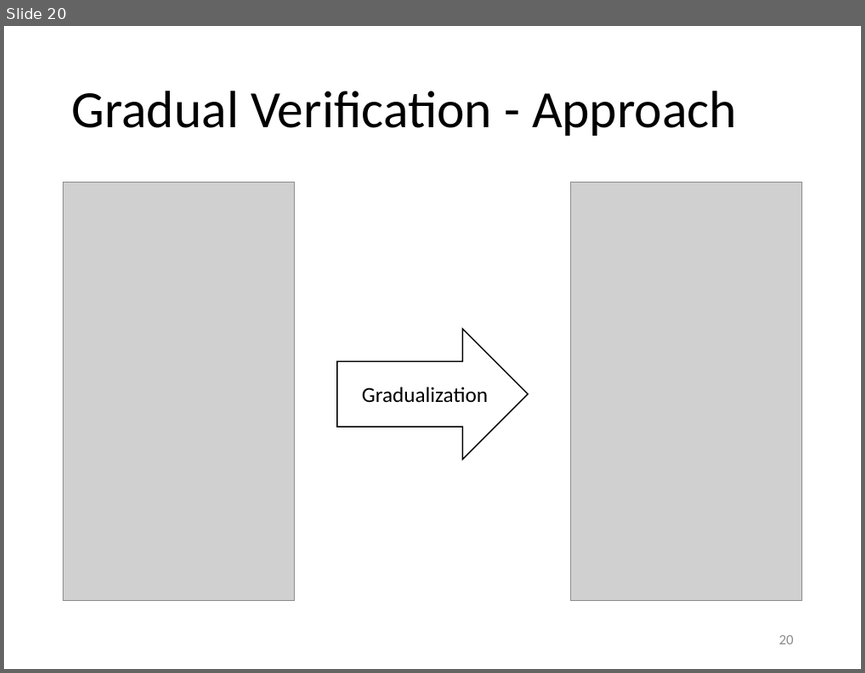
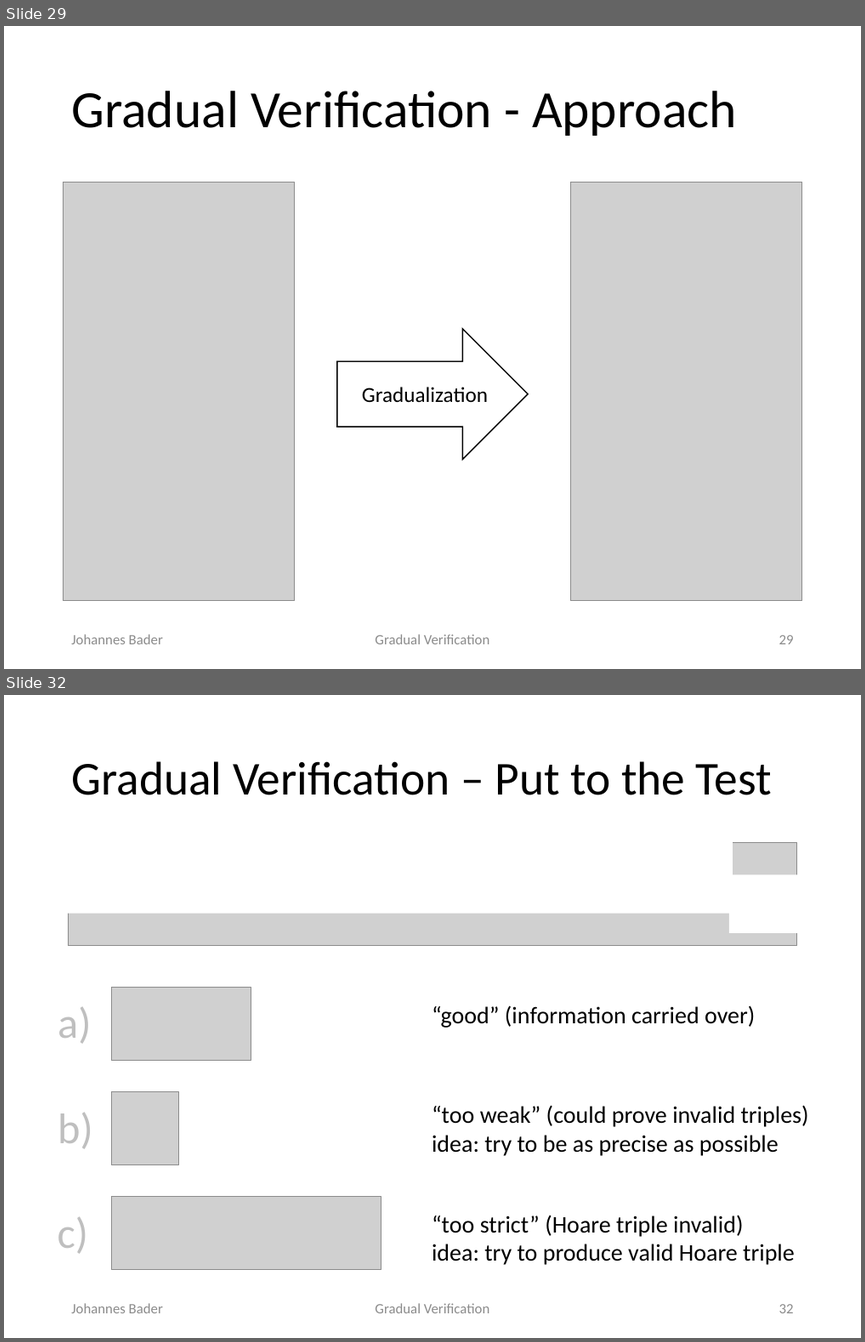
Before and after one commit to olydis/GradVerThesis, a slide deck: presentation/PLunch.pptx. Shown one above the other, each under a label of ours: slide 20 before the commit, slides 29 and 32 after it; the slides between them are not shown. The pictures are 865x673 and 865x1342 pixels, drawn with LibreOffice and Linux fonts; fonts in the diff are those of the drawing; grey boxes stand for pictures. Boxes give left, top, right and bottom in pixels: in the first picture for what was removed or moved away, otherwise in the second. Text is boxed around its words. In the diff, an @@ line names an element or a change of style, - is before the commit and + after.

```diff
--- a/presentation/PLunch.pptx
+++ b/presentation/PLunch.pptx
@@ slide 32 added at [4,695,861,1338], background #FFFFFF @@
@@ title added at [71,761,772,795], 39.6 pt, text #000000 @@
+Gradual Verification – Put to the Test
@@ rectangle added at [48,814,732,913], fill #FFFFFF @@
@@ picture added at [69,842,796,946] @@
@@ rectangle added at [729,875,811,933], fill #FFFFFF @@
@@ picture added at [112,987,251,1060] @@
@@ text added at [58,1007,91,1043], 36 pt, text #BFBFBF @@
+a)
@@ text added at [432,1005,755,1027], 20 pt, text #000000 @@
+“good” (information carried over)
@@ picture added at [112,1092,179,1164] @@
@@ text added at [58,1112,93,1149], 36 pt, text #BFBFBF @@
+b)
@@ text added at [432,1105,809,1156], 20 pt, text #000000 @@
+“too weak” (could prove invalid triples)
+idea: try to be as precise as possible
@@ picture added at [112,1197,381,1270] @@
@@ text added at [58,1216,89,1253], 36 pt, text #BFBFBF @@
+c)
@@ text added at [432,1214,794,1265], 20 pt, text #000000 @@
+“too strict” (Hoare triple invalid)
+idea: try to produce valid Hoare triple
@@ text added at [71,1303,163,1313], 12 pt, text #8C8C8C @@
+Johannes Bader
@@ text added at [375,1303,489,1313], 12 pt, text #8C8C8C @@
+Gradual Verification
@@ page number added at [779,1304,794,1313], 12 pt, text #8C8C8C @@
+32
@@ what was slide 20 is now slide 29 @@
@@ slide 29 changed as well @@
@@ text added at [71,634,163,644], 12 pt, text #8C8C8C @@
+Johannes Bader
@@ text added at [375,634,489,644], 12 pt, text #8C8C8C @@
+Gradual Verification
@@ page number at [779,635,794,644]: text changed @@
-20
+29
```
Also in this commit, not shown: 16 other slides changed, 29 other slides added, 8 slides removed, 2 other files.
